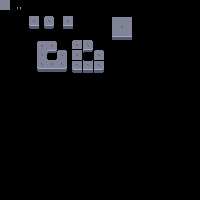
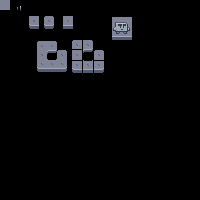
Comparing the layer stacks of the two 200 x 200 images. Changes:
painted on "Background" over [20, 6, 130, 34]
